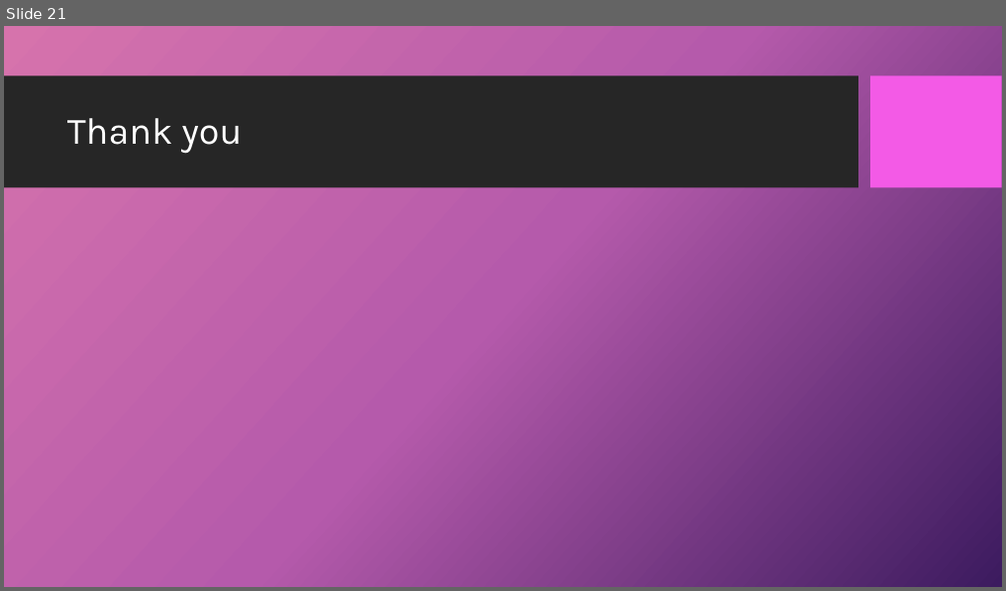
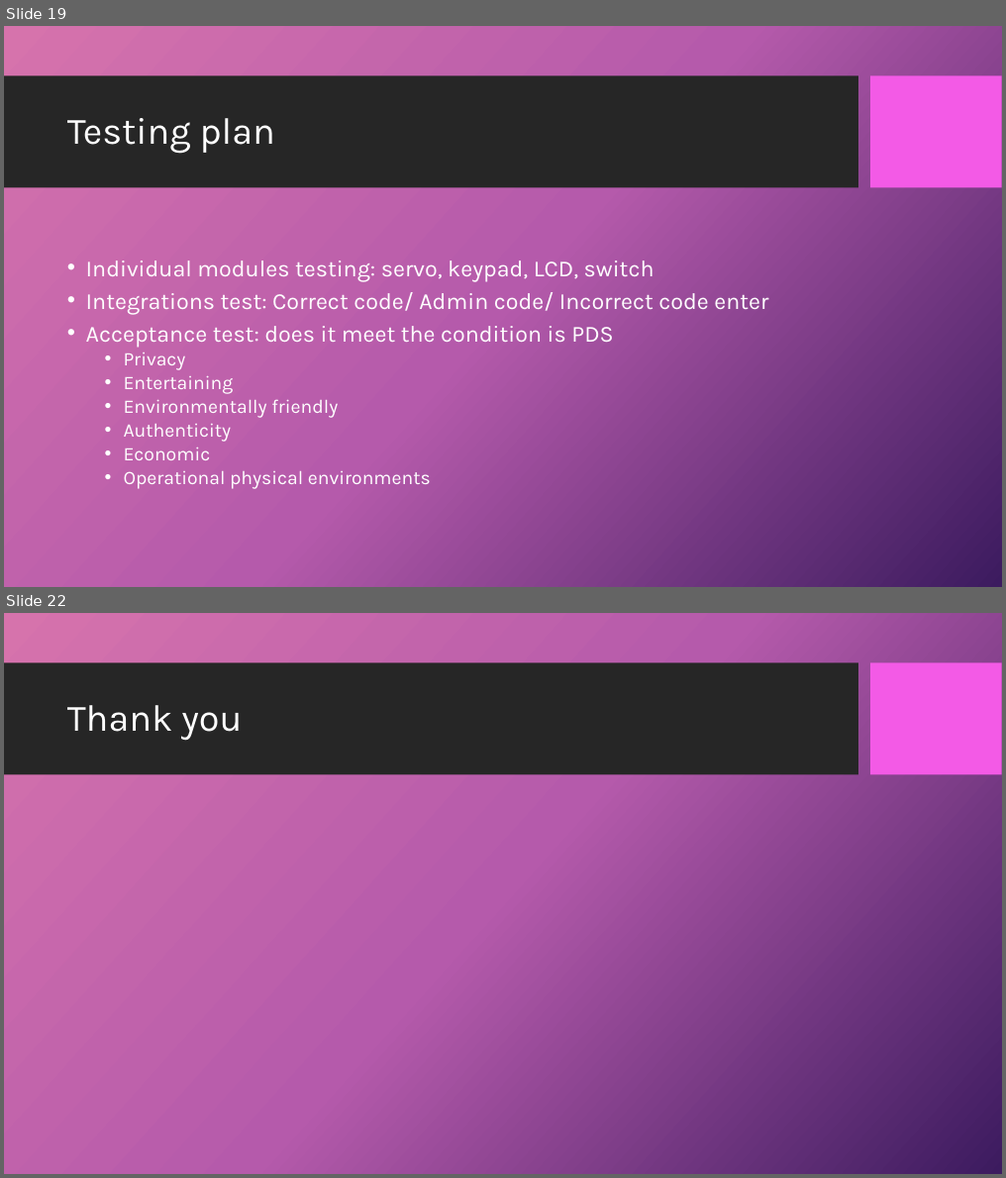
Before and after one commit to dandz12/ECE411-Practicum-Project, a slide deck: ECE411 - Final Presentation.pptx. Shown one above the other, each under a label of ours: slide 21 before the commit, slides 19 and 22 after it; the slides between them are not shown. The pictures are 1006x591 and 1006x1178 pixels, drawn with LibreOffice and Linux fonts; fonts in the diff are those of the drawing; background and template pictures are left out. Boxes give left, top, right and bottom in pixels: in the first picture for what was removed or moved away, otherwise in the second. Text is boxed around its words. In the diff, an @@ line names an element or a change of style, - is before the commit and + after.

```diff
--- a/ECE411 - Final Presentation.pptx
+++ b/ECE411 - Final Presentation.pptx
@@ slide 19 added at box(4, 26, 1002, 587), background picture (left out); not listed: 2 template elements that a slide beside it also shows @@
@@ title added at box(67, 118, 275, 153), 36 pt, text #FFFFFF @@
+Testing plan
@@ text added at box(86, 261, 768, 489), 22.2 pt, text #FFFFFF @@
+• Individual modules testing: servo, keypad, LCD, switch
+• Integrations test: Correct code/ Admin code/ Incorrect code enter
+• Acceptance test: does it meet the condition is PDS
+  • Privacy
+  • Entertaining
+  • Environmentally friendly
+  • Authenticity
+  • Economic
+  • Operational physical environments
@@ what was slide 21 is now slide 22 @@
```
Also in this commit, not shown: 14 slides changed, 5 other slides added, 5 slides removed, 1 other file.
